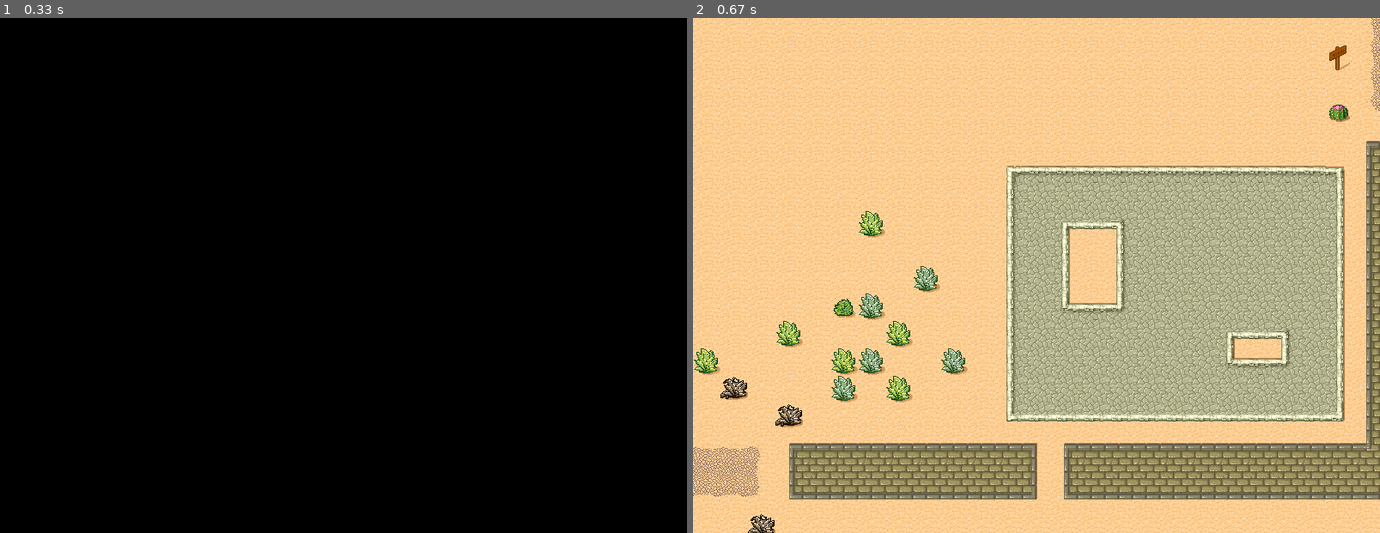
Above: before the commit, frames 1-2 (left to right).
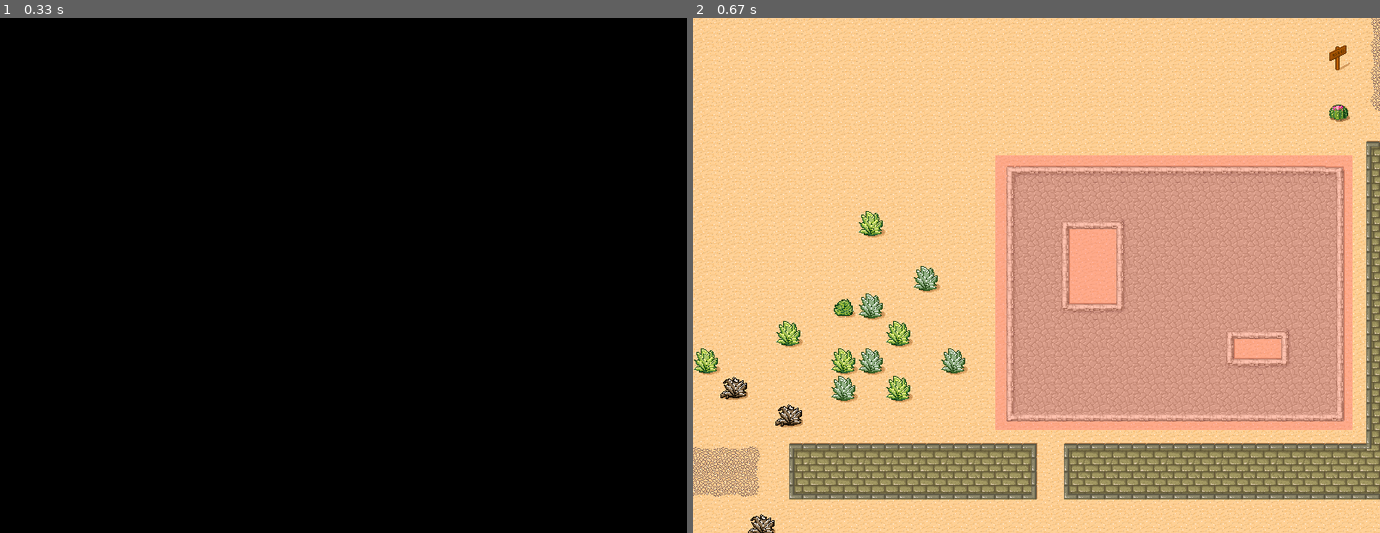
Above: after the commit, the same moments.

Repository: rongcuid/Pygame-RPG-Engine
Game: pygame game, started from Game.py
The game is run twice, just before and just after one commit, with the same random seed, the same clock (stepped at 60 frames per second) and the same inputs.
Inputs:
- Up to frame 1 (0.33 s): no input
- Up to frame 2 (0.67 s): tap Enter at 0.33 s

Frame 1 is identical in both runs. In frame 2, 28% of the frame differs, in the area x 44-96%, y 26-80%.

Commit message:
Just finished basic obstacle check process

Diff:
--- a/Charactor.py
+++ b/Charactor.py
@@ -5,6 +5,10 @@
 '''
 # ----------------------------------
 
+from pygame.locals import *
+import GameConstants
+import Events
+from Debug import Debug
 
 class Player:
 
@@ -39,7 +43,10 @@
 
 
 class Charactor:
-
+    last_id = 0
+    def __str__(self):
+        return "Charactor ID " + str(self.identity) + \
+                " at coordinate " + str(self.coordinate)
     def __init__(self, evManager):
         self.evManager = evManager
         self.evManager.RegisterListener(self)
@@ -47,27 +54,50 @@
         self.sector = None
         # This is the coordinate
         self.coordinate = (None, None)
+        # Set ID
+        # TODO: Will be replaced by RNA
+        Charactor.last_id += 1
+        self.identity = Charactor.last_id
     # --------------------
 
-    def Move(self, direction):
-        pass
-        # if self.sector.MovePossible(direction):
-        #    newSector = self.sector.neighbors[direction]
-        #    self.sector = newSector
-        #    ev = Events.CharactorMoveEvent(self)
-        #    self.evManager.Post(ev)
+    def Move(self, direction, facing=None):
+        if not facing:
+            facing = direction
+        if self.sector.CanMove(direction):
+           newSector = self.sector.neighbors[direction]
+           Debug(newSector)
+           self.sector = newSector
+           self.UpdateCoordinate()
+           ev = Events.CharactorMoveEvent(self)
+           self.evManager.Post(ev)
 
     #------------------------------
-    def Place(self, sector):
+    def Place(self, sector, facing=GameConstants.DIRECTION_UP):
         self.sector = sector
+        self.UpdateCoordinate()
         ev = Events.CharactorPlaceEvent(self)
         self.evManager.Post(ev)
 
+    def UpdateCoordinate(self):
+        self.coordinate = (self.sector.x, self.sector.y)
     #--------------------------
     def Notify(self, event):
-        pass
-        # if isinstance(event, Events.GameStartedEvent):
-        #    gameMap = event.game.map
-        #    self.Place(gameMap.sectors[gameMap.startSectorIndex])
-        # elif isinstance(event, Events.CharactorMoveRequest):
-        #    self.Move(event.direction)
+        if isinstance(event, Events.GameStartedEvent):
+           gameMap = event.game.map
+           #self.Place(gameMap.sectors[gameMap.startSectorIndex])
+           self.Place(gameMap.sectors[0][0])
+        elif isinstance(event, Events.CharactorMoveRequest):
+           self.Move(event.direction)
+        elif isinstance(event, Events.KeyPressedEvent):
+            # TODO: If GUI is on, don't move
+            # TODO: Record previous direction to change direction
+            # when another key is pressed when holding the current
+            # one
+            if event.key == K_RIGHT:
+                ev = self.Move(GameConstants.DIRECTION_RIGHT)
+            elif event.key == K_LEFT:
+                ev = self.Move(GameConstants.DIRECTION_LEFT)
+            elif event.key == K_UP:
+                ev = self.Move(GameConstants.DIRECTION_UP)
+            elif event.key == K_DOWN:
+                ev = self.Move(GameConstants.DIRECTION_DOWN)
--- a/Events.py
+++ b/Events.py
@@ -2,6 +2,7 @@
 This file contains all types of events in the game
 '''
 
+from Debug import Debug
 
 class Event():
 
@@ -79,6 +80,7 @@
 
     def __init__(self, charactor):
         self.name = "Charactor Move Event"
+        Debug(charactor)
         self.charactor = charactor
 
 
@@ -99,6 +101,7 @@
 
     def __init__(self, charactor):
         self.name = "Charactor Place Event"
+        Debug(charactor)
         self.charactor = charactor
 
 
--- a/Game.py
+++ b/Game.py
@@ -15,6 +15,7 @@
 import Controllers
 import Views
 import Map
+import Charactor
 
 #--------------------------------------
 
@@ -65,6 +66,8 @@
     spinner = Controllers.CPUSpinnerController(evManager)
     pygameView = Views.PygameView(evManager)
 
+    charactor = Charactor.Charactor(evManager)
+
     game = Game(evManager)
     spinner.Run()
 
--- a/GameConstants.py
+++ b/GameConstants.py
@@ -7,6 +7,7 @@
 '''
 
 DEBUG = True
+SHOW_FPS = True
 
 LOGICRATE = 30  # Rate of logic calculation
 
--- a/Map.py
+++ b/Map.py
@@ -198,6 +198,7 @@
                     right = None
                 sectors[col][row].SetNeighbors([up, down, left, right])
                 sectors[col][row].SetProperties(prop)
+                sectors[col][row].SetCoordinate(col,row)
         return sectors
 
     def Notify(self, event):
@@ -214,6 +215,10 @@
     including but not limited to:
     neighbor sectors, properties
     '''
+
+    def __str__(self):
+        return "Position: " + str((self.x,self.y)) + \
+                " Properties: " + str(self.properties)
 
     def __init__(self, evManager):
         '''
@@ -228,6 +233,9 @@
 
         self.properties = {}
 
+    def SetCoordinate(self, x, y):
+        self.x = x
+        self.y = y
     def SetNeighbors(self, neighbors=[None, None, None, None]):
         '''
         Set the neighbor sectors.
--- a/Views.py
+++ b/Views.py
@@ -29,6 +29,8 @@
         self.evManager.RegisterListener(self)
 
         self.state = self.STATE_IDLE
+
+        self.frames = 0
 
         pygame.init()
 
@@ -75,7 +77,12 @@
     def Notify(self, event):
         if isinstance(event, Events.TickEvent):
             if self.state == self.STATE_IDLE:
+                self.frames += 1
                 pygame.display.flip()
+        elif isinstance(event, Events.SecondEvent):
+            if GameConstants.SHOW_FPS:
+                Debug("PygameView: FPS = ", self.frames)
+            self.frames = 0
         elif isinstance(event, Events.MapBuiltEvent):
             gameMap = event.map
             self.ShowMap(gameMap)
--- a/data/desert.json
+++ b/data/desert.json
@@ -15,7 +15,7 @@
          "data":[0, 0, 0, 0, 0, 0, 0, 0, 0, 0, 0, 0, 0, 0, 0, 0, 0, 0, 0, 0, 0, 0, 0, 0, 0, 0, 0, 0, 0, 0, 0, 0, 0, 0,  …(4828 unchanged characters)…
          "height":40,
          "name":"Collision",
-         "opacity":0,
+         "opacity":0.469999998807907,
          "type":"tilelayer",
          "visible":true,
          "width":40,
@@ -53,7 +53,7 @@
          "name":"Obstacles",
          "properties":
             {
-
+             "Obstacle":"True"
             },
          "spacing":0,
          "tileheight":32,
